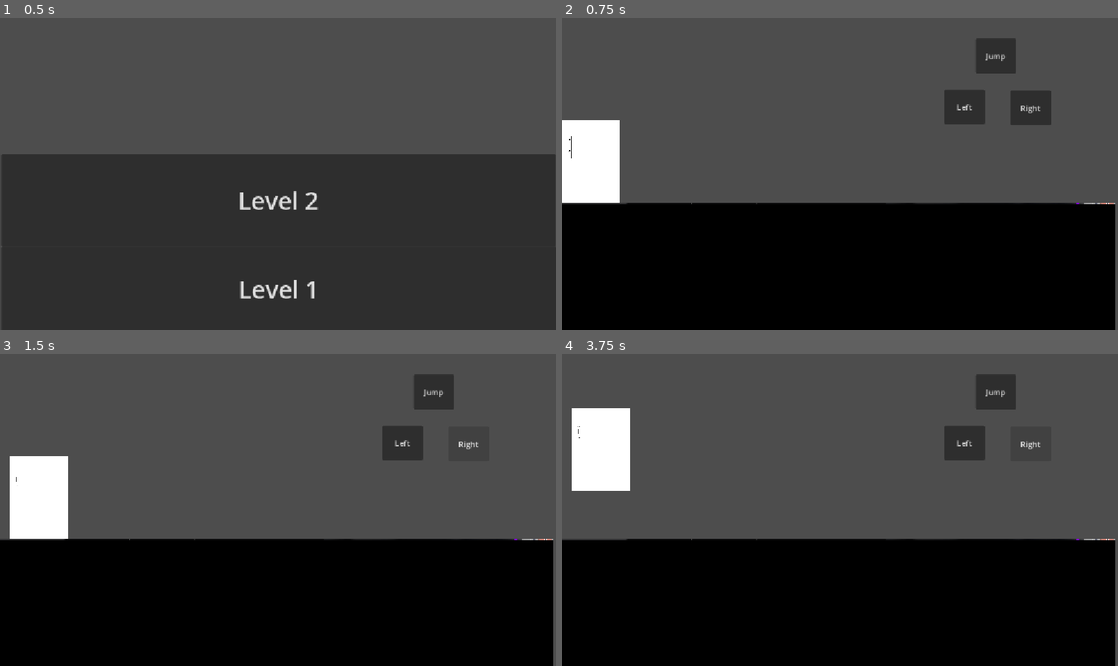
Above: before the commit, frames 1-4 (two rows, left to right).
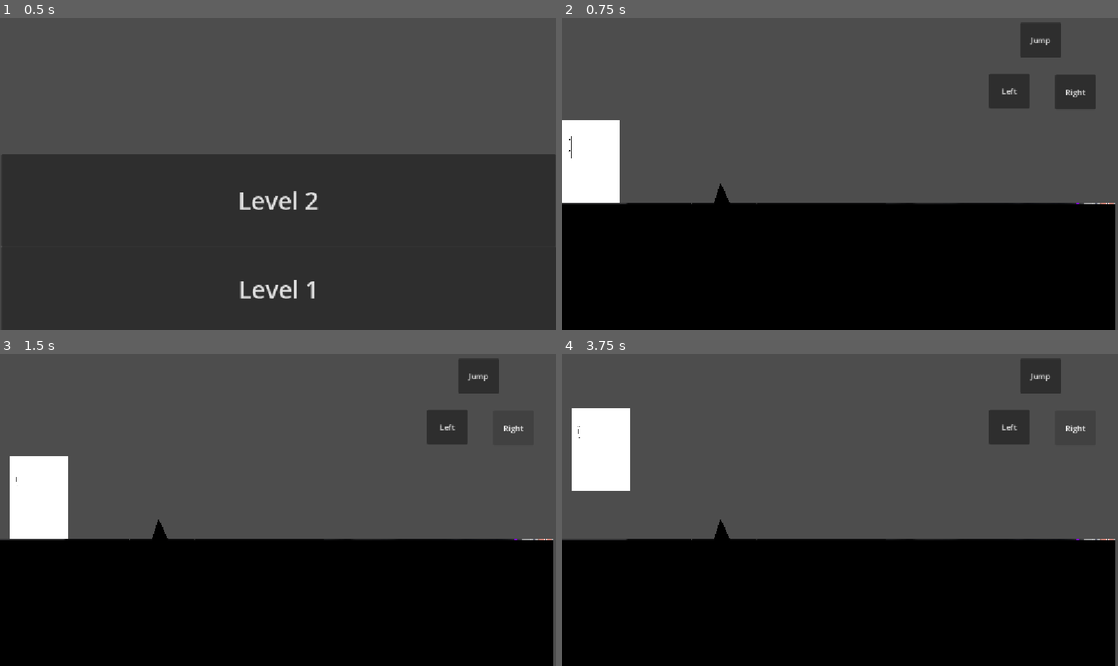
Above: after the commit, the same moments.

Repository: harshilarora250/shadow-swap
Game: Godot game, scene res://welcome-screen.tscn
Two runs of this game, one before a commit and one after it. Both use one fixed random seed, a clock stepped at 60 frames per second and the inputs below.
Inputs:
- Up to frame 1 (0.5 s): no input
- Up to frame 2 (0.75 s): click "Level 1" at 0.5 s
- Up to frame 3 (1.5 s): click "Right" at 1.25 s
- Up to frame 4 (3.75 s): click "Left" at 2 s; click "Jump" at 2.75 s; click "Right" at 3.5 s

Frame 1 is identical in both runs. In frame 2, 4.4% of the frame differs, in the area x 27-96%, y 1-60%; in frame 3, 3.1%; in frame 4, 3.1%.

Commit message:
README, and Spike design input

Diff:
--- a/shadow-swap---game/Level1.tscn
+++ b/shadow-swap---game/Level1.tscn
@@ -3,6 +3,7 @@
 [ext_resource type="Texture2D" uid="uid://dfaomx3phmddr" path="res://light-shadow.png" id="1_kyxg0"]
 [ext_resource type="Script" uid="uid://ykh2qwn3k8vw" path="res://Movement.gd" id="1_mc20k"]
 [ext_resource type="Texture2D" uid="uid://dqscssi2nxo1m" path="res://light-floor.png" id="2_mc20k"]
+[ext_resource type="Texture2D" uid="uid://wey4jmxuht32" path="res://spike-design-nobg.png" id="4_dwyiq"]
 
 [node name="Node2D" type="Node2D" unique_id=1661667589]
 script = ExtResource("1_mc20k")
@@ -15,24 +16,24 @@
 texture = ExtResource("2_mc20k")
 
 [node name="MoveRight" type="Button" parent="." unique_id=929523578]
-offset_left = 929.0
-offset_top = 152.0
-offset_right = 1013.0
-offset_bottom = 224.0
+offset_left = 1022.0
+offset_top = 119.0
+offset_right = 1106.0
+offset_bottom = 191.0
 text = "Right"
 
 [node name="MoveLeft" type="Button" parent="." unique_id=58479909]
-offset_left = 792.0
-offset_top = 150.0
-offset_right = 876.0
-offset_bottom = 222.0
+offset_left = 885.0
+offset_top = 117.0
+offset_right = 969.0
+offset_bottom = 189.0
 text = "Left"
 
 [node name="Jump" type="Button" parent="." unique_id=1828002947]
-offset_left = 857.0
-offset_top = 44.0
-offset_right = 941.0
-offset_bottom = 116.0
+offset_left = 950.0
+offset_top = 11.0
+offset_right = 1034.0
+offset_bottom = 83.0
 text = "Jump"
 
 [node name="Sprite2D" type="Sprite2D" parent="." unique_id=473182154]
@@ -40,6 +41,14 @@
 scale = Vector2(0.081802726, 0.17991634)
 texture = ExtResource("1_kyxg0")
 
+[node name="Spikes" type="StaticBody2D" parent="." unique_id=396946848]
+position = Vector2(143, 95)
+
+[node name="Sprite2D" type="Sprite2D" parent="Spikes" unique_id=181603337]
+position = Vector2(188.00002, 272.75)
+scale = Vector2(0.12236282, 0.14772728)
+texture = ExtResource("4_dwyiq")
+
 [connection signal="pressed" from="MoveRight" to="." method="_on_move_right_pressed"]
 [connection signal="pressed" from="MoveLeft" to="." method="_on_move_left_pressed"]
 [connection signal="pressed" from="Jump" to="." method="_on_jump_pressed"]
Binary file added: shadow-swap---game/spike-design-nobg.png
Not shown, added: shadow-swap---game/spike-design-nobg.png.import
Not shown, changed: README.md
Not shown, added: assets/spike design.png
Not shown, added: assets/spike-design-nobg.png
